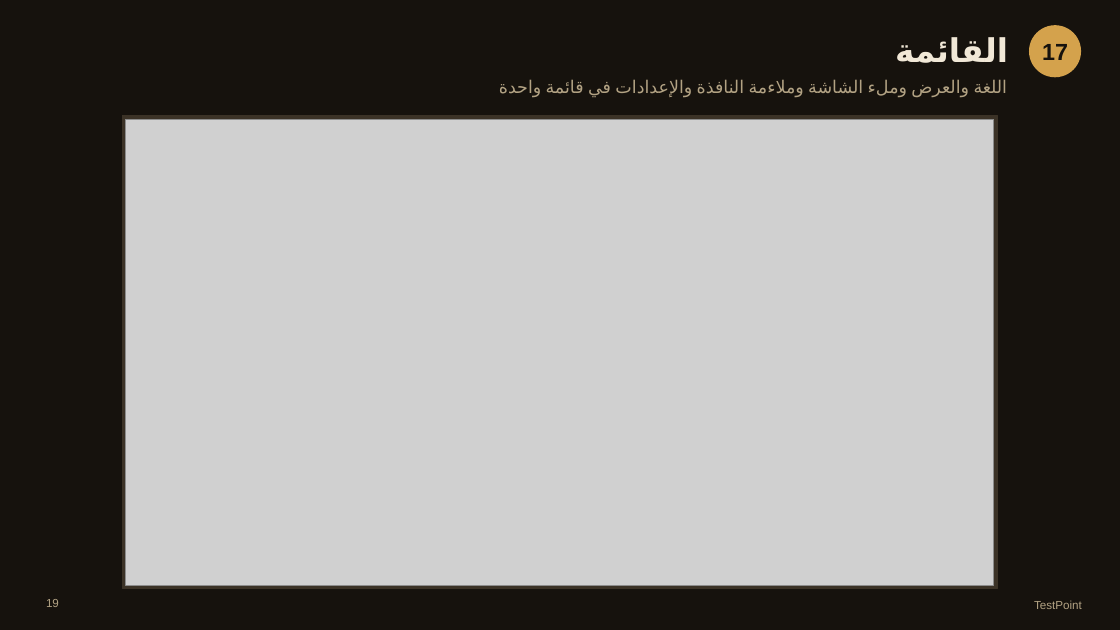
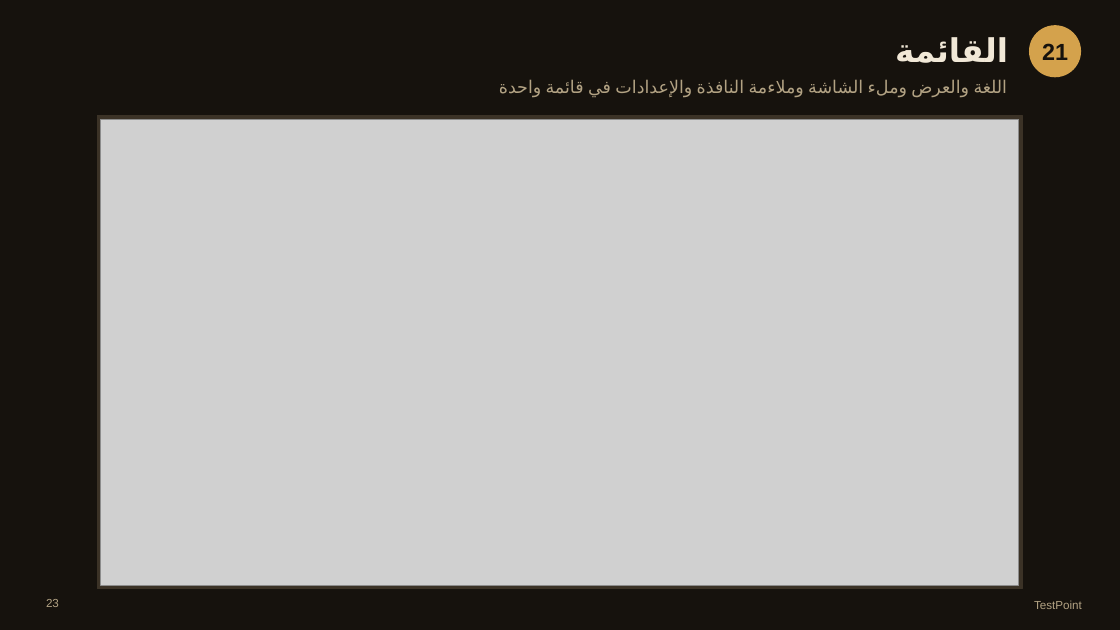
Before and after one commit to Boynet006/TestPoint, a slide deck: slide 23 of docs/presentation/TestPoint-walkthrough-2026-11-03.pptx (slide 19 before the commit). Drawn at 1120x630 pixels with LibreOffice and Linux fonts; fonts in the diff are those of the drawing; grey boxes stand for pictures. Boxes give left, top, right and bottom in pixels: in the first picture for what was removed or moved away, otherwise in the second. Text is boxed around its words. In the diff, an @@ line names an element or a change of style, - is before the commit and + after.

```diff
--- a/docs/presentation/TestPoint-walkthrough-2026-11-03.pptx
+++ b/docs/presentation/TestPoint-walkthrough-2026-11-03.pptx
@@ text at (x1=1042, y1=43, x2=1068, y2=60): text changed @@
-17
+21
@@ rectangle resized from (x1=123, y1=116, x2=997, y2=589) to (x1=97, y1=116, x2=1023, y2=589) @@
@@ picture resized from (x1=126, y1=119, x2=994, y2=586) to (x1=101, y1=119, x2=1019, y2=586) @@
@@ page number at (x1=46, y1=599, x2=59, y2=607): text changed @@
-19
+23
```
Also in this commit, not shown: 18 other slides changed, 6 slides added, 2 slides removed, 46 other files.
